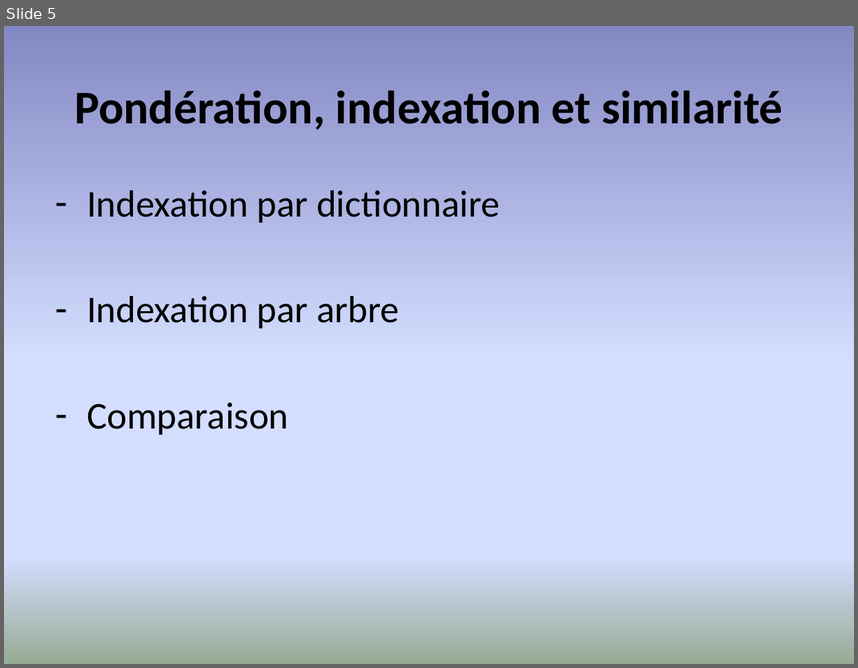
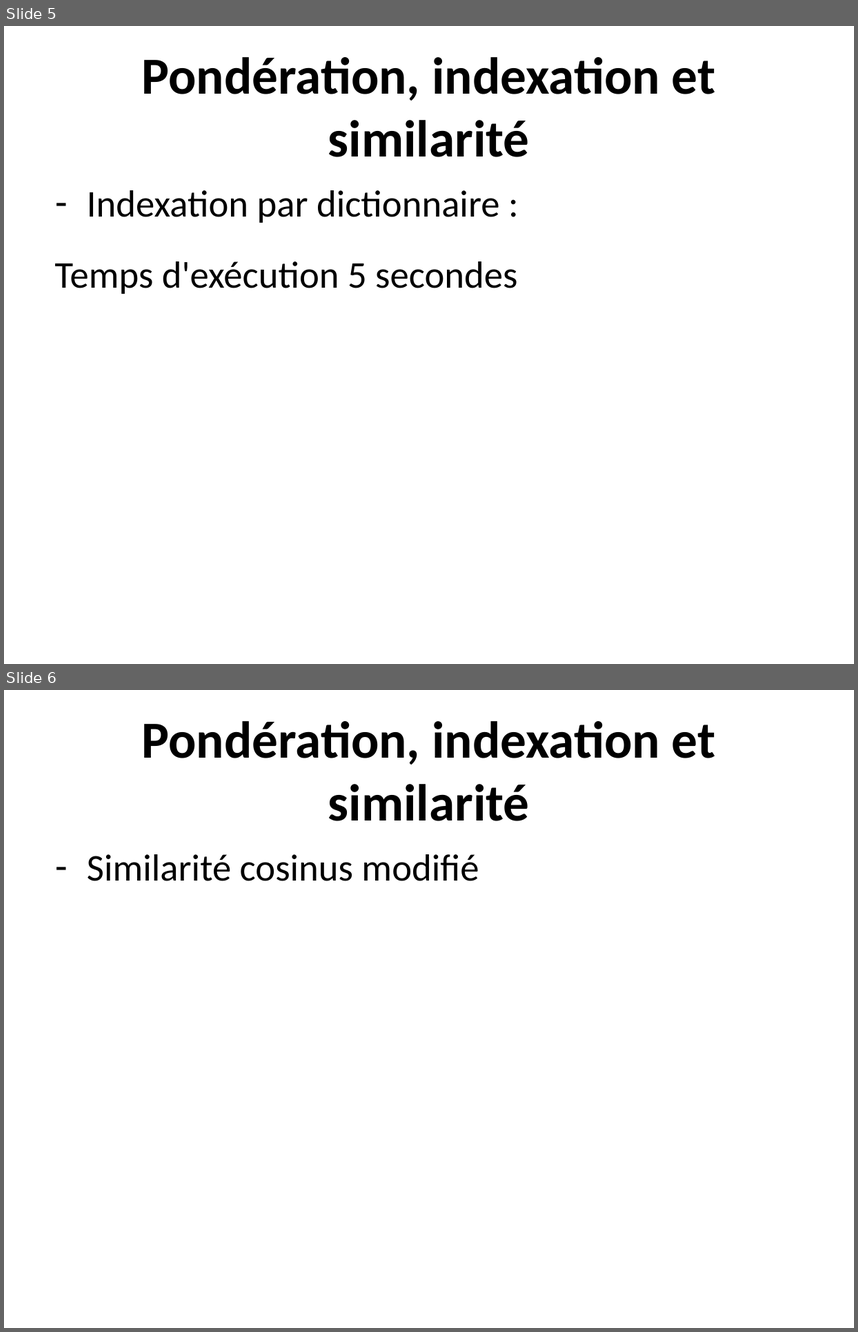
Before and after one commit to clemorelensai/TextminingMaAbCl, a slide deck: Projet Webdatamining.pptx. Shown one above the other, each under a label of ours: slide 5 before the commit, slides 5 and 6 after it. The pictures are 858x668 and 858x1332 pixels, drawn with LibreOffice and Linux fonts; fonts in the diff are those of the drawing. Boxes give left, top, right and bottom in pixels: in the first picture for what was removed or moved away, otherwise in the second. Text is boxed around its words. In the diff, an @@ line names an element or a change of style, - is before the commit and + after.

Commit message:
Power point modifié

```diff
--- a/Projet Webdatamining.pptx
+++ b/Projet Webdatamining.pptx
@@ slide 6 added at box(4, 690, 854, 1328), background #FFFFFF @@
@@ text added at box(141, 721, 715, 821), 44 pt, text #000000, bold @@
+Pondération, indexation et similarité
@@ text added at box(87, 854, 479, 881), 32 pt, text #000000 @@
+– Similarité cosinus modifié
@@ slide 5 changed as well @@
@@ background gradient #8488C4 to #D4DEFF to #96AB94 to #FFFFFF @@
@@ text "Pondération, indexation et similarité" at box(141, 57, 715, 157): size 39.6 to 44 pt @@
@@ text at box(55, 190, 517, 294): text changed @@
-– Indexation par dictionnaire
-– Indexation par arbre
-– Comparaison
+– Indexation par dictionnaire :
+Temps d'exécution 5 secondes
```
Also in this commit, not shown: 6 other slides changed, 2 other slides added, 2 slides removed, 1 other file.
